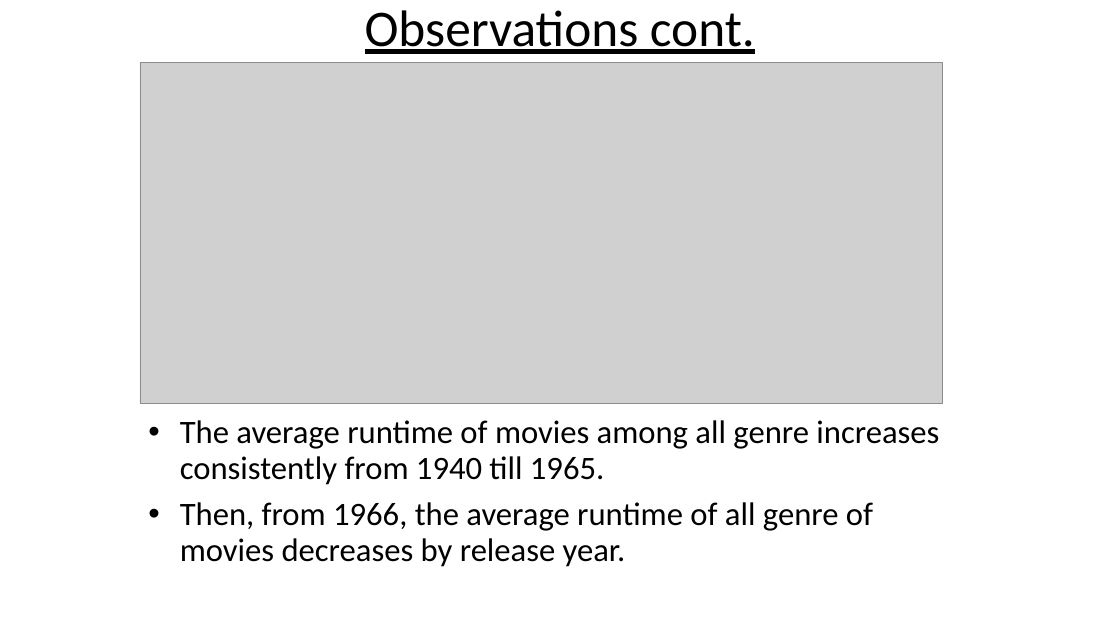
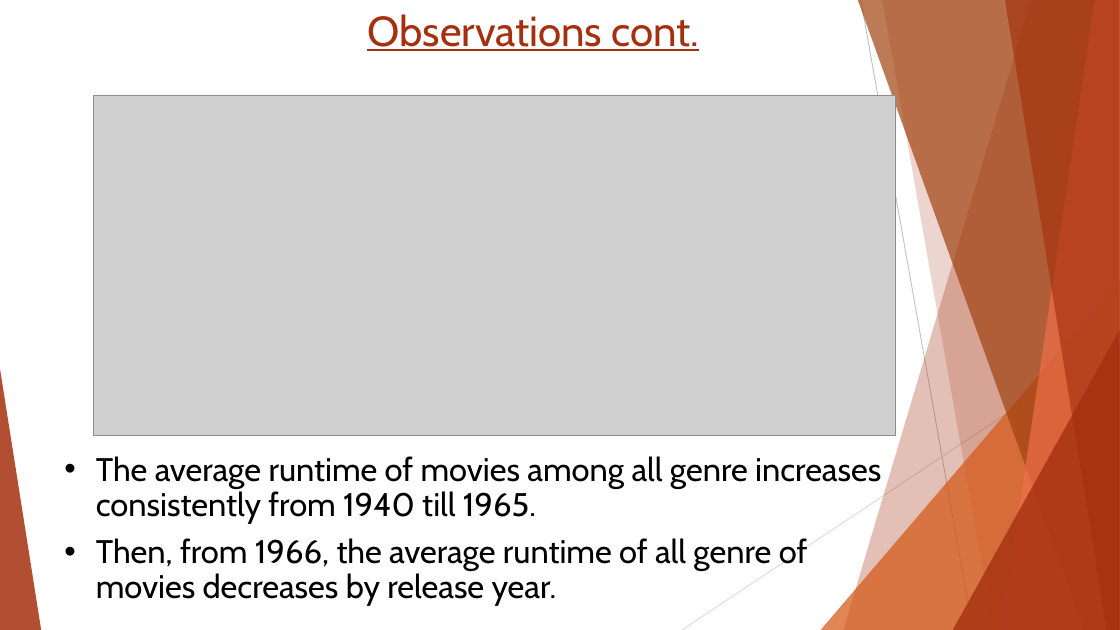
Before and after one commit to fanthony16/DataAnalysisNetFlix, a slide deck: slide 8 of NetFlix_TAIWO_OLUWAFEMI.pptx. Drawn at 1120x630 pixels with LibreOffice and Linux fonts; fonts in the diff are those of the drawing; grey boxes stand for pictures. Boxes give left, top, right and bottom in pixels: in the first picture for what was removed or moved away, otherwise in the second. Text is boxed around its words. In the diff, an @@ line names an element or a change of style, - is before the commit and + after.

```diff
--- a/NetFlix_TAIWO_OLUWAFEMI.pptx
+++ b/NetFlix_TAIWO_OLUWAFEMI.pptx
@@ text "Observations cont." at <box>367,14,700,51</box>: size 44 to 36 pt, font Calibri to Cabin, text colour #000000 to #A5300F; line spacing 0.8 to 1; vertical alignment middle to top @@
@@ picture: place and size @@
-picture at <box>140,63,944,403</box>
+picture at <box>93,95,897,435</box>
@@ group added at <box>0,0,1120,630</box>: 5 freeform shapes, 3 triangles, 2 lines @@
@@ text "The average runtime of movies ...": place and size @@
-text "The average runtime of movies ..." at <box>180,420,939,567</box>
+text "The average runtime of movies ..." at <box>96,456,881,606</box>
@@ text "The average runtime of movies ..." at <box>96,456,881,606</box>: font Calibri to Cabin @@
```
Also in this commit, not shown: 12 other slides changed.
